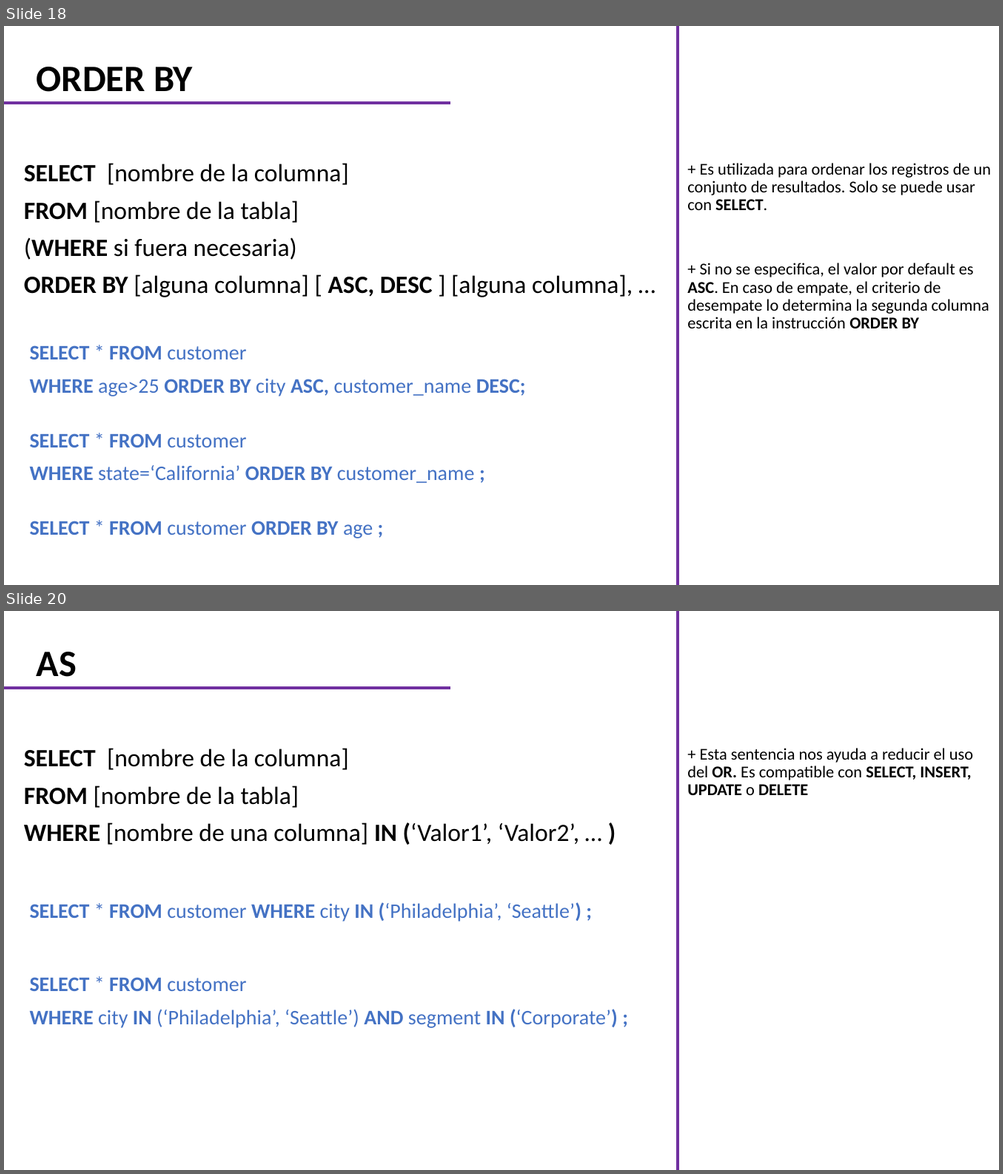
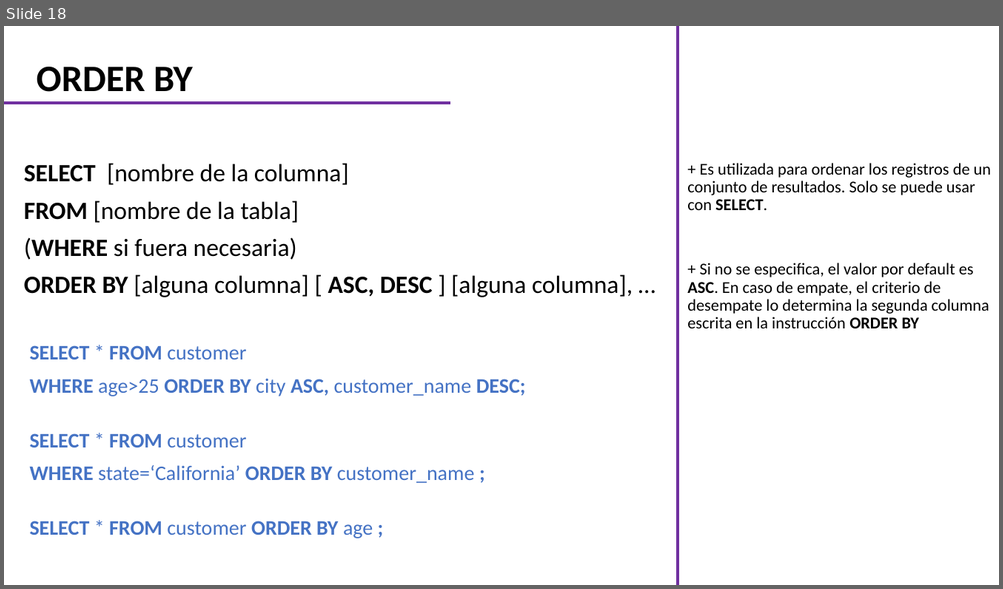
Before and after one commit to CarlosCamposs/Curso-AABD_SQL, a slide deck: Curso AABD-SQL (Notas).pptx. Shown one above the other, each under a label of ours: slides 18 and 20 before the commit, slide 18 after it; the slides between them are not shown. The pictures are 1003x1174 and 1003x589 pixels, drawn with LibreOffice and Linux fonts; fonts in the diff are those of the drawing. Boxes give left, top, right and bottom in pixels: in the first picture for what was removed or moved away, otherwise in the second. Text is boxed around its words. In the diff, an @@ line names an element or a change of style, - is before the commit and + after.

```diff
--- a/Curso AABD-SQL (Notas).pptx
+++ b/Curso AABD-SQL (Notas).pptx
@@ slide 20 removed at bbox=[4, 611, 999, 1170], background #FFFFFF @@
@@ line removed from (677, 1170) to (677, 611) @@
@@ title removed at bbox=[37, 652, 77, 677] @@
-AS
@@ line removed from (4, 689) to (450, 689) @@
@@ subtitle removed at bbox=[24, 748, 579, 845] @@
-SELECT [nombre de la columna]
-FROM [nombre de la tabla]
-WHERE [nombre de una columna] IN (‘Valor1’, ‘Valor2’, … )
@@ text removed at bbox=[687, 748, 973, 795] @@
-+ Esta sentencia nos ayuda a reducir el uso del OR. Es compatible con SELECT, INSERT, UPDATE o DELETE
@@ text removed at bbox=[30, 903, 581, 922] @@
-SELECT * FROM customer WHERE city IN (‘Philadelphia’, ‘Seattle’) ;
@@ text removed at bbox=[30, 977, 617, 1028] @@
-SELECT * FROM customer
-WHERE city IN (‘Philadelphia’, ‘Seattle’) AND segment IN (‘Corporate’) ;
```
Also in this commit, not shown: 2 slides changed, 6 slides added.
